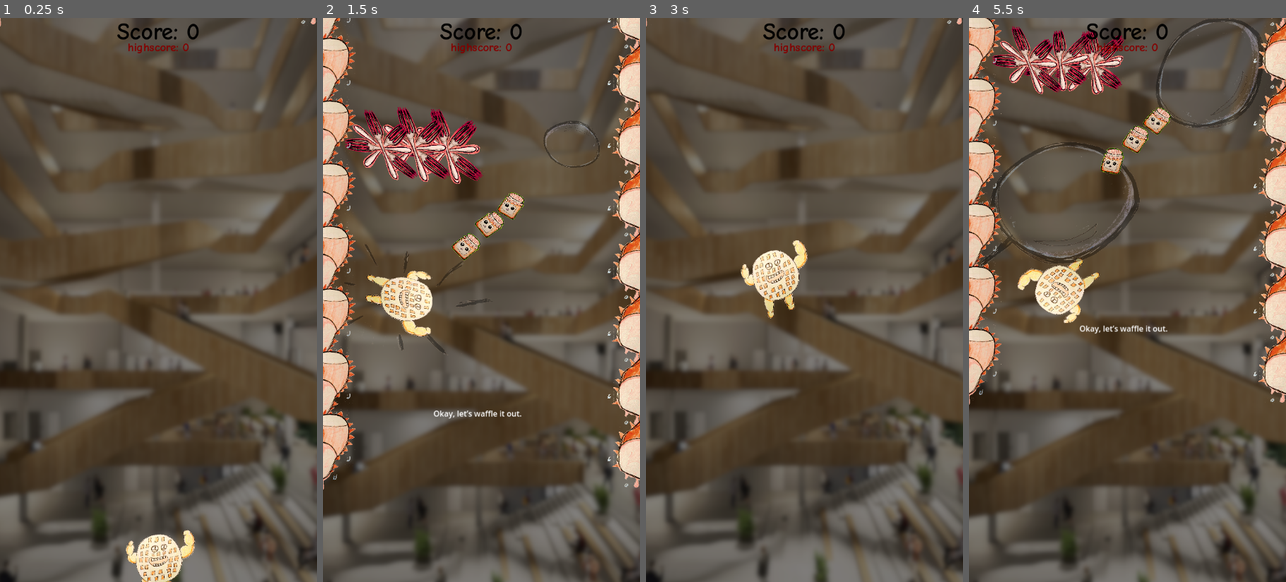
Above: before the commit, frames 1-4 (left to right).
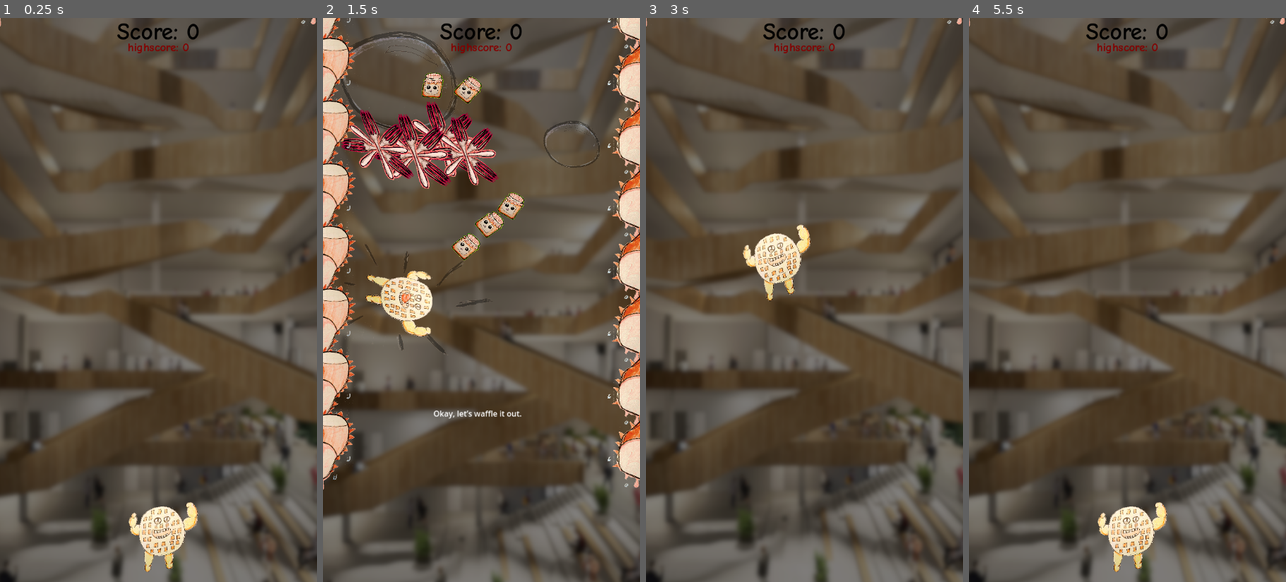
Above: after the commit, the same moments.

Repository: Slideshow776/GGJ2025
Game: Godot game, scene res://scenes/game.tscn
Same seed, same stepped clock (60 frames per second), same inputs: the game is played once before the commit and once after it.
Inputs (mouse positions are in pixels of both pictures, inside the frame that each line leads up to):
- Up to frame 1 (0.25 s): no input
- Up to frame 2 (1.5 s): tap Enter at 0.5 s; move the mouse to (551, 271) at 0.52 s; click (551, 271) at 0.67 s; move the mouse to (418, 328) at 1.27 s; click (418, 328) at 1.42 s
- Up to frame 3 (3 s): move the mouse to (836, 175) at 2.02 s; click (836, 175) at 2.17 s; tap R (restart) at 2.75 s; move the mouse to (788, 412) at 2.77 s; click (788, 412) at 2.92 s
- Up to frame 4 (5.5 s): move the mouse to (1222, 384) at 3.52 s; click (1222, 384) at 3.67 s; move the mouse to (1032, 215) at 4.27 s; click (1032, 215) at 4.42 s; move the mouse to (1143, 300) at 5.02 s; click (1143, 300) at 5.17 s

The runs differ from the first frame. In frame 1, 2.1% of the frame differs, in the area x 39-63%, y 85-100%; in frame 2, 5.2%; in frame 3, 1.8%; in frame 4, 45%, in the area x 0-100%, y 0-100%.

Commit message:
added particle effect following player

Diff:
--- a/scenes/game.tscn
+++ b/scenes/game.tscn
@@ -32,7 +32,7 @@
 
 [node name="Player" parent="." instance=ExtResource("1_bc5s3")]
 unique_name_in_owner = true
-position = Vector2(331, 2392)
+position = Vector2(337, 2335)
 
 [node name="CanvasLayer" type="CanvasLayer" parent="."]
 
@@ -78,4 +78,4 @@
 [node name="PickupSound" type="AudioStreamPlayer" parent="sfx"]
 unique_name_in_owner = true
 stream = ExtResource("7_fghxe")
-volume_db = 6.934
+volume_db = 8.825
--- a/scenes/levels/level_0.tscn
+++ b/scenes/levels/level_0.tscn
@@ -38,6 +38,9 @@
 [node name="Bubble3" parent="Entities/Bubbles" instance=ExtResource("1_7c3w6")]
 position = Vector2(325, 13)
 
+[node name="Bubble4" parent="Entities/Bubbles" instance=ExtResource("1_7c3w6")]
+position = Vector2(140, 412)
+
 [node name="Enemies" type="Node" parent="Entities"]
 
 [node name="Pickups" type="Node" parent="Entities"]
@@ -51,19 +54,25 @@
 [node name="Pickup3" parent="Entities/Pickups" instance=ExtResource("2_ddtbb")]
 position = Vector2(394, 659)
 
+[node name="Pickup4" parent="Entities/Pickups" instance=ExtResource("2_ddtbb")]
+position = Vector2(306, 422)
+
+[node name="Pickup5" parent="Entities/Pickups" instance=ExtResource("2_ddtbb")]
+position = Vector2(233, 414)
+
 [node name="Obstacles" type="Node" parent="Entities"]
 
 [node name="Obstacle" parent="Entities/Obstacles" instance=ExtResource("3_eiara")]
-position = Vector2(269, 544)
+position = Vector2(260, 529)
 
 [node name="Obstacle2" parent="Entities/Obstacles" instance=ExtResource("3_eiara")]
-position = Vector2(269, 544)
+position = Vector2(307, 553)
 
 [node name="Obstacle3" parent="Entities/Obstacles" instance=ExtResource("3_eiara")]
-position = Vector2(202, 540)
+position = Vector2(204, 554)
 
 [node name="Obstacle4" parent="Entities/Obstacles" instance=ExtResource("3_eiara")]
-position = Vector2(137, 541)
+position = Vector2(129, 541)
 
 [node name="Walls" type="Node" parent="Entities"]
 
--- a/scenes/levels/level_1.tscn
+++ b/scenes/levels/level_1.tscn
@@ -34,7 +34,7 @@
 [node name="Bubbles" type="Node" parent="Entities"]
 
 [node name="FirstBubble" parent="Entities/Bubbles" instance=ExtResource("2_hy4jw")]
-position = Vector2(187, 814)
+position = Vector2(159, 987)
 
 [node name="Bubble2" parent="Entities/Bubbles" instance=ExtResource("2_hy4jw")]
 position = Vector2(344, 170)
@@ -44,10 +44,16 @@
 [node name="Pickups" type="Node" parent="Entities"]
 
 [node name="Pickup" parent="Entities/Pickups" instance=ExtResource("3_x8mml")]
-position = Vector2(229, 686)
+position = Vector2(197, 804)
+
+[node name="Pickup5" parent="Entities/Pickups" instance=ExtResource("3_x8mml")]
+position = Vector2(234, 678)
+
+[node name="Pickup4" parent="Entities/Pickups" instance=ExtResource("3_x8mml")]
+position = Vector2(289, 472)
 
 [node name="Pickup2" parent="Entities/Pickups" instance=ExtResource("3_x8mml")]
-position = Vector2(280, 538)
+position = Vector2(262, 573)
 
 [node name="Pickup3" parent="Entities/Pickups" instance=ExtResource("3_x8mml")]
 position = Vector2(317, 381)
@@ -58,13 +64,13 @@
 position = Vector2(519, 956)
 
 [node name="Obstacle2" parent="Entities/Obstacles" instance=ExtResource("4_eiw4i")]
-position = Vector2(519, 956)
+position = Vector2(449, 972)
 
 [node name="Obstacle3" parent="Entities/Obstacles" instance=ExtResource("4_eiw4i")]
-position = Vector2(452, 952)
+position = Vector2(453, 933)
 
 [node name="Obstacle4" parent="Entities/Obstacles" instance=ExtResource("4_eiw4i")]
-position = Vector2(387, 953)
+position = Vector2(383, 945)
 
 [node name="Walls" type="Node" parent="Entities"]
 
--- a/scenes/levels/level_2.tscn
+++ b/scenes/levels/level_2.tscn
@@ -46,10 +46,16 @@
 [node name="Pickups" type="Node" parent="Entities"]
 
 [node name="Pickup2" parent="Entities/Pickups" instance=ExtResource("3_h2j3j")]
-position = Vector2(301, 363)
+position = Vector2(287, 355)
+
+[node name="Pickup5" parent="Entities/Pickups" instance=ExtResource("3_h2j3j")]
+position = Vector2(362, 438)
 
 [node name="Pickup3" parent="Entities/Pickups" instance=ExtResource("3_h2j3j")]
-position = Vector2(334, 775)
+position = Vector2(354, 716)
+
+[node name="Pickup4" parent="Entities/Pickups" instance=ExtResource("3_h2j3j")]
+position = Vector2(287, 826)
 
 [node name="Obstacles" type="Node" parent="Entities"]
 
--- a/scenes/player.tscn
+++ b/scenes/player.tscn
@@ -1,14 +1,26 @@
-[gd_scene load_steps=6 format=3 uid="uid://fsp8ieeax256"]
+[gd_scene load_steps=8 format=3 uid="uid://fsp8ieeax256"]
 
 [ext_resource type="Script" path="res://scripts/player.gd" id="1_2qefk"]
 [ext_resource type="Texture2D" uid="uid://c1f2msuueuqvl" path="res://assets/images/waffle_man.png" id="2_8sdes"]
 [ext_resource type="AudioStream" uid="uid://boyvjnn18vpme" path="res://assets/audio/sfx/682424__pnmcarrierailfan__human-fart_3.mp3" id="3_aymqy"]
+[ext_resource type="Texture2D" uid="uid://d1y21dae8a3na" path="res://assets/images/heart.png" id="4_s3qf3"]
 
 [sub_resource type="CircleShape2D" id="CircleShape2D_h4a85"]
 radius = 27.0185
 
 [sub_resource type="CircleShape2D" id="CircleShape2D_jqfgl"]
 radius = 40.0125
+
+[sub_resource type="ParticleProcessMaterial" id="ParticleProcessMaterial_o61oi"]
+particle_flag_disable_z = true
+angle_min = -9.99999
+angle_max = 10.0
+spread = 41.224
+orbit_velocity_min = -0.5
+orbit_velocity_max = 0.5
+gravity = Vector3(0, 98, 0)
+scale_min = 0.03
+scale_max = 0.06
 
 [node name="Player" type="CharacterBody2D"]
 collision_mask = 6
@@ -33,3 +45,10 @@
 unique_name_in_owner = true
 stream = ExtResource("3_aymqy")
 volume_db = -15.0
+
+[node name="GPUParticles2D" type="GPUParticles2D" parent="."]
+unique_name_in_owner = true
+emitting = false
+amount = 32
+process_material = SubResource("ParticleProcessMaterial_o61oi")
+texture = ExtResource("4_s3qf3")
--- a/scripts/player.gd
+++ b/scripts/player.gd
@@ -14,10 +14,12 @@
 
 @onready var camera_2d: Camera2D = %Camera2D
 @onready var sprite_2d: Sprite2D = %Sprite2D
+@onready var gpu_particles_2d: GPUParticles2D = %GPUParticles2D
 
 
 func _ready() -> void:
 	original_scale = sprite_2d.scale
+	gpu_particles_2d.local_coords = false
 
 
 func _physics_process(delta) -> void:
@@ -38,6 +40,7 @@
 
 
 func air_animation() -> void:
+	gpu_particles_2d.emitting = true
 	var tween := create_tween()
 	tween.set_trans(Tween.TRANS_BOUNCE)
 	tween.set_ease(Tween.EASE_OUT)
@@ -45,6 +48,7 @@
 
 
 func normal_animation() -> void:
+	gpu_particles_2d.emitting = false
 	var tween := create_tween()
 	tween.set_trans(Tween.TRANS_BOUNCE)
 	tween.set_ease(Tween.EASE_OUT)
Binary file added: assets/images/heart.png
Not shown, added: assets/images/heart.png.import
